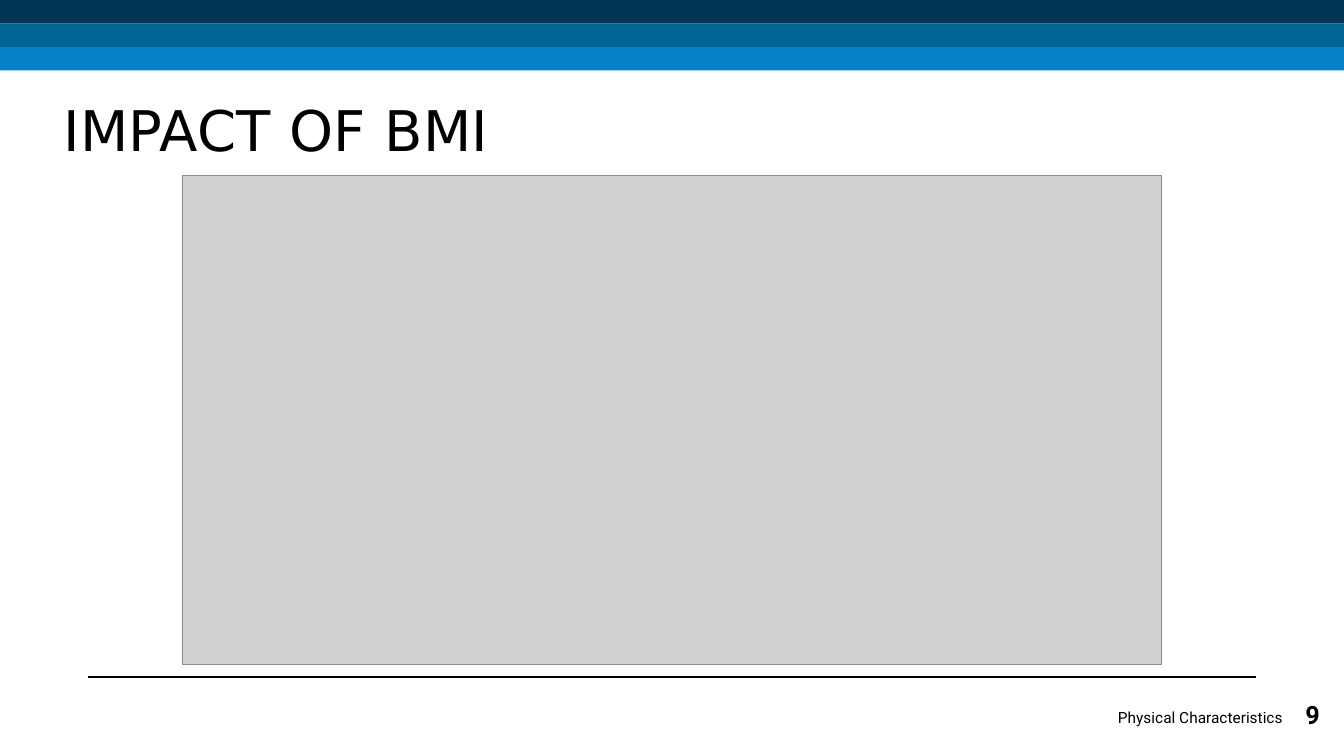
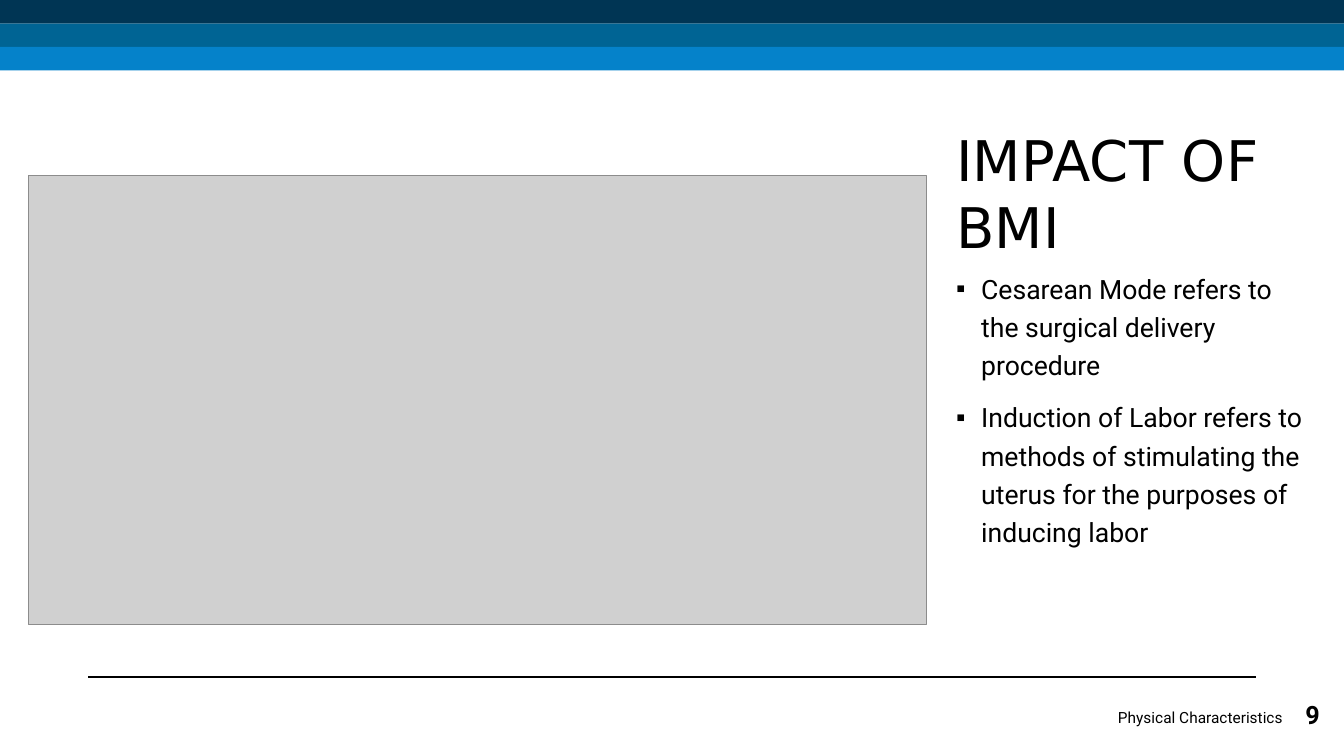
Before and after one commit to Abhijith-S-D/Pregnancy-Related_Complications_Mortality_in_US, a slide deck: slide 9 of presentation_materials/ece143-final_presentation.pptx. Drawn at 1344x756 pixels with LibreOffice and Linux fonts; fonts in the diff are those of the drawing; grey boxes stand for pictures. Boxes give left, top, right and bottom in pixels: in the first picture for what was removed or moved away, otherwise in the second. Text is boxed around its words. In the diff, an @@ line names an element or a change of style, - is before the commit and + after.

```diff
--- a/presentation_materials/ece143-final_presentation.pptx
+++ b/presentation_materials/ece143-final_presentation.pptx
@@ text "IMPACT OF BMI": place and size @@
-text "IMPACT OF BMI" at <box>63,109,488,152</box>
+text "IMPACT OF BMI" at <box>956,139,1259,248</box>
@@ text "IMPACT OF BMI" at <box>956,139,1259,248</box>: alignment centre to left @@
@@ picture: place and size @@
-picture at <box>182,175,1163,665</box>
+picture at <box>28,175,927,625</box>
@@ text added at <box>981,278,1302,548</box>, 19 pt, text #000000 @@
+▪ Cesarean Mode refers to the surgical delivery procedure
+▪ Induction of Labor refers to methods of stimulating the uterus for the purposes of inducing labor
```
Also in this commit, not shown: 1 other slide changed.
